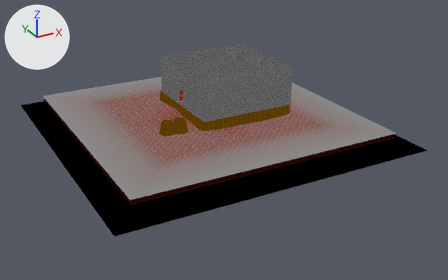
A saved change to the Blender file models/castle.blend.
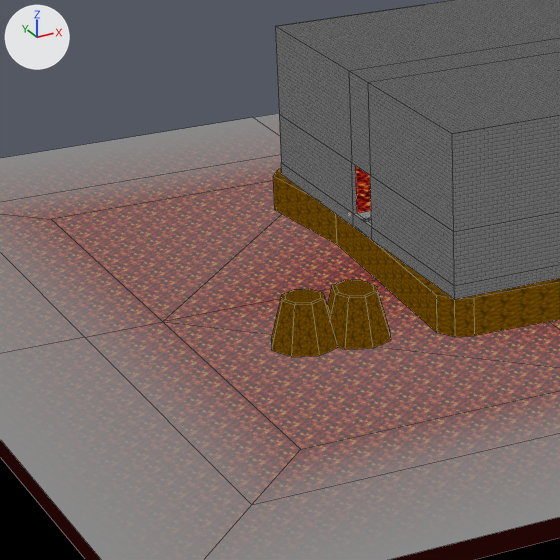
Each version is shown whole from a camera (50 mm lens) standing at (-572.0, -1121.0, 491.0) and looking at (16.0, -51.0, -44.0), then close up on the part from 21% to 51% of the width and 18% to 66% of the height. The lights are fixed; the arrows at upper left show +X, +Y and +Z. The close-ups show mesh edges as thin lines.

In view in the first close-up: '!bounds', 'Castle', 'Castle.001', 'Ground', 'Ground.001', 'Lava', 'Lava.001'.
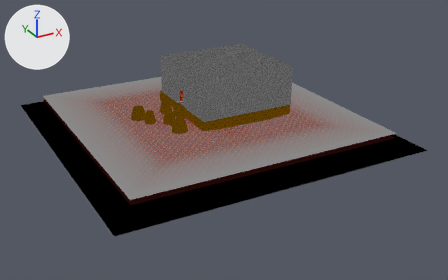
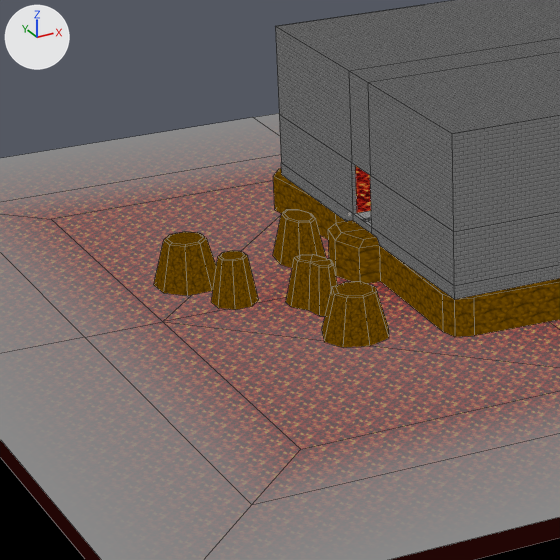
Where the newer file only moved an object's origin or applied its transform, the numbers keep the older frame.

The change, as a list of edits to the scene's bpy script:
```text
Change me_plane_004:
    used by ob_castle_001; parent = ob_1; location = (-4.588, 14.54, 15.64); scale = (45.1, 45.1, 45.1)
    remove me_plane_004.from_pydata(...)  # 26 vertices, 14 faces; spans x -1.13..3.92, y -2.48..2.87, z -0.28..0.17
    add me_plane_004.from_pydata(...)  # 43 vertices, 25 faces; spans x -1.38..3.92, y -2.48..2.87, z -0.28..0.24
    me_plane_004 part 1
    2 faces are deleted
    2 vertices move from x -1.13, y -2.06, z -0.28..0.17 to x -1.06, y -2.08, z -0.28..0.17
    17 vertices are added at x -1.38..-0.98, y -0.4..0.37, z -0.28..0.24
    12 new faces join them, smooth
    1 new face joins them
    me_plane_004 part 2: 12 kept faces spanning x -1.12..3.92, y -2.48..2.87, z -0.28..0.17 get new texture (UV) coordinates
Add me_circle_003:
    me_circle_003.from_pydata(...)  # 27 vertices, 21 faces; spans x -2.02..1.27, y -1.27..1.59, z -1.62..0.61
    me_circle_003.materials.append(mat_grounds)
Change ob_ground_001:
    ob_ground_001.location: (-117.9, -59.34, 21.27) -> (-138.4, 42.76, 21.27)
    ob_ground_001.rotation_euler: (0.0, 0.0, 0.0) -> (0.0, 0.0, 0.413)  # degrees (0, 0, 0) -> degrees (0, 0, 24)
Add ob_ground_005:
    ob_ground_005 = bpy.data.objects.new('Ground.005', me_circle_002.copy())  # the mesh of ob_ground_001
    ob_ground_005.parent = ob_1
    ob_ground_005.location = (-73.71, 45.65, 21.27)
    ob_ground_005.rotation_euler = (0.0, 0.0, 0.136)  # degrees (0, 0, 7.8)
    ob_ground_005.scale = (9.46, 15.5, 11.2)
Add ob_ground_004:
    ob_ground_004 = bpy.data.objects.new('Ground.004', me_circle_002.copy())  # the mesh of ob_ground_001
    ob_ground_004.parent = ob_1
    ob_ground_004.location = (-126.5, 8.342, 21.27)
    ob_ground_004.rotation_euler = (0.0, 0.0, 0.413)  # degrees (0, 0, 24)
    ob_ground_004.scale = (9.46, 9.46, 11.2)
Add ob_ground_003:
    ob_ground_003 = bpy.data.objects.new('Ground.003', me_circle_003)
    ob_ground_003.parent = ob_1
    ob_ground_003.location = (-90.65, -20.73, 21.27)
    ob_ground_003.scale = (7.0, 11.3, 11.2)
```

Pixel boxes [x1, y1, x2, y2] of what changed, in the close-ups (560 x 560 px):
'Ground.001', moved, turned: before [271, 289, 338, 357]; after [154, 232, 216, 296]
'Ground.003', added: after [286, 254, 337, 316]
'Ground.004', added: after [211, 251, 258, 310]
'Ground.005', added: after [273, 210, 326, 268]
part 1 of me_plane_004, built on: [274, 168, 560, 337] in both
part 2 of me_plane_004, surface changed: [273, 183, 560, 337] in both
